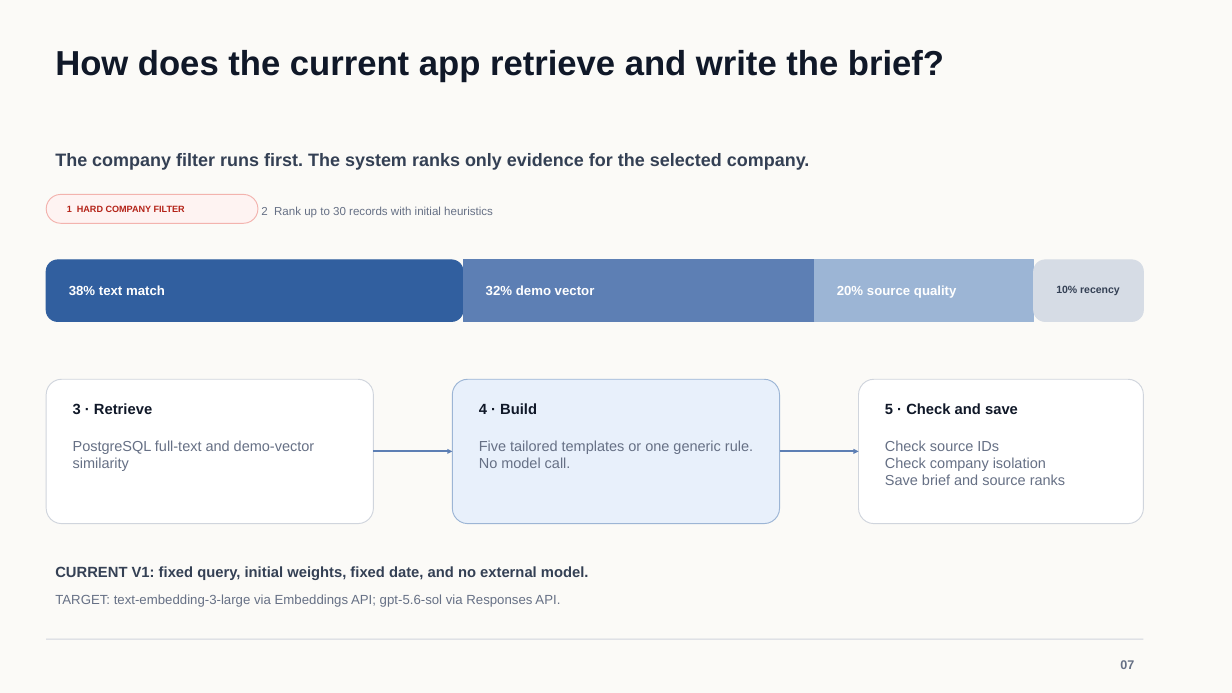
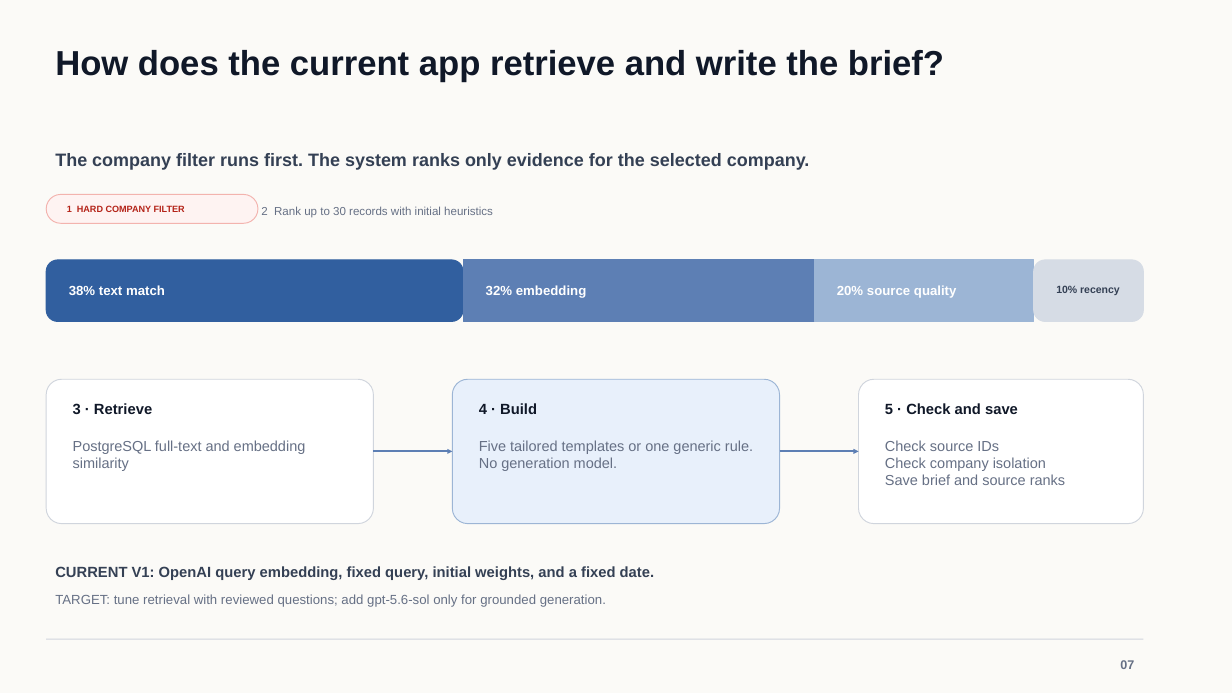
Before and after one commit to osuthorpe/LENS-POC, a slide deck: slide 7 of docs/AVIC-Portfolio-Intelligence-Brief.pptx. Drawn at 1232x693 pixels with LibreOffice and Linux fonts; fonts in the diff are those of the drawing. Boxes give left, top, right and bottom in pixels: in the first picture for what was removed or moved away, otherwise in the second. Text is boxed around its words. In the diff, an @@ line names an element or a change of style, - is before the commit and + after.

Commit message:
Use OpenAI embeddings for retrieval

```diff
--- a/docs/AVIC-Portfolio-Intelligence-Brief.pptx
+++ b/docs/AVIC-Portfolio-Intelligence-Brief.pptx
@@ text at [486, 285, 586, 298]: text changed @@
-32% demo vector
+32% embedding
@@ text at [73, 440, 306, 471]: text changed @@
-PostgreSQL full-text and demo-vector similarity
+PostgreSQL full-text and embedding similarity
@@ text at [479, 440, 753, 471]: text changed @@
-Five tailored templates or one generic rule. No model call.
+Five tailored templates or one generic rule. No generation model.
@@ text at [55, 566, 654, 580]: text changed @@
-CURRENT V1: fixed query, initial weights, fixed date, and no external model.
+CURRENT V1: OpenAI query embedding, fixed query, initial weights, and a fixed date.
@@ text at [55, 594, 606, 607]: text changed @@
-TARGET: text-embedding-3-large via Embeddings API; gpt-5.6-sol via Responses API.
+TARGET: tune retrieval with reviewed questions; add gpt-5.6-sol only for grounded generation.
```
Also in this commit, not shown: 7 other slides changed, 16 other files.
